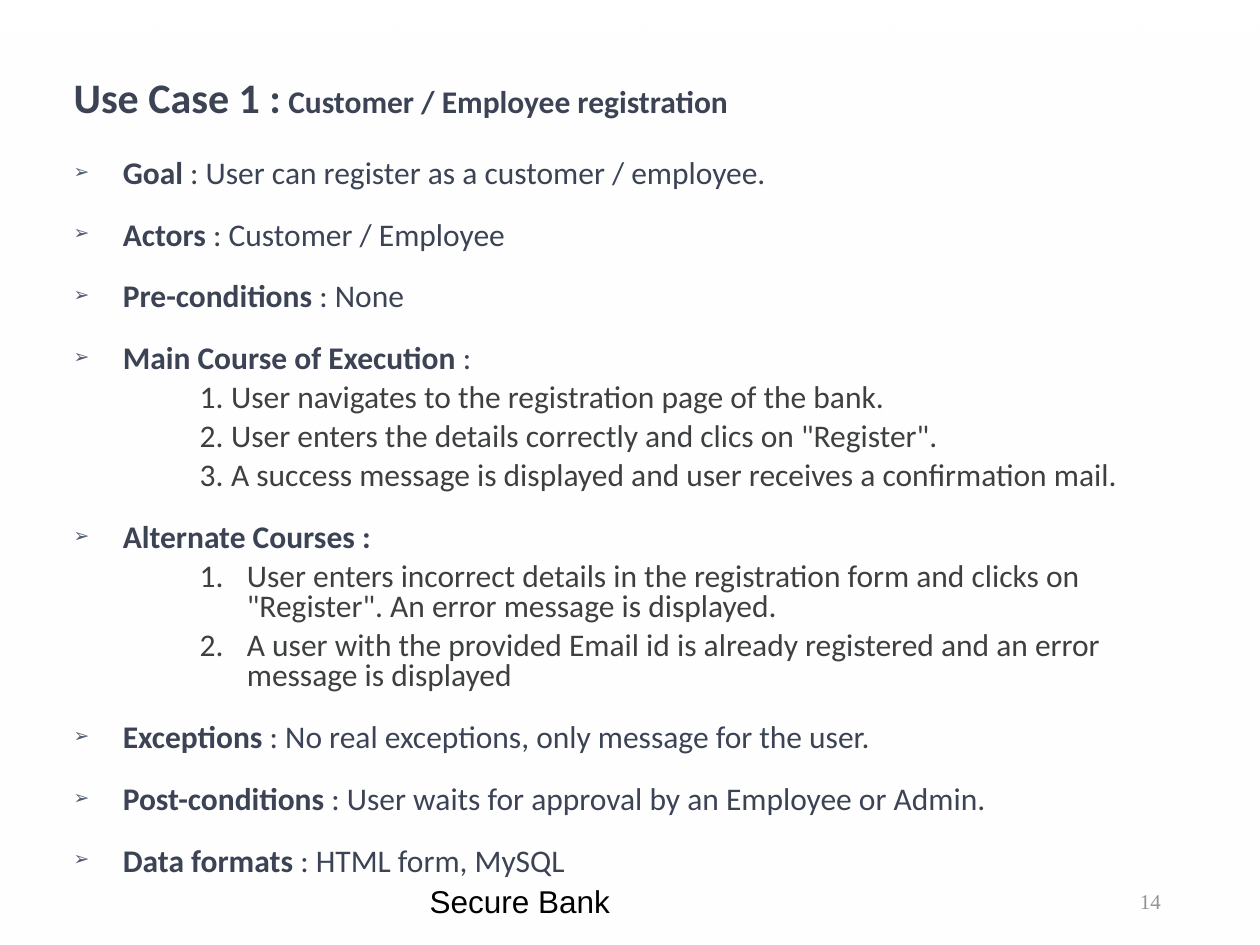
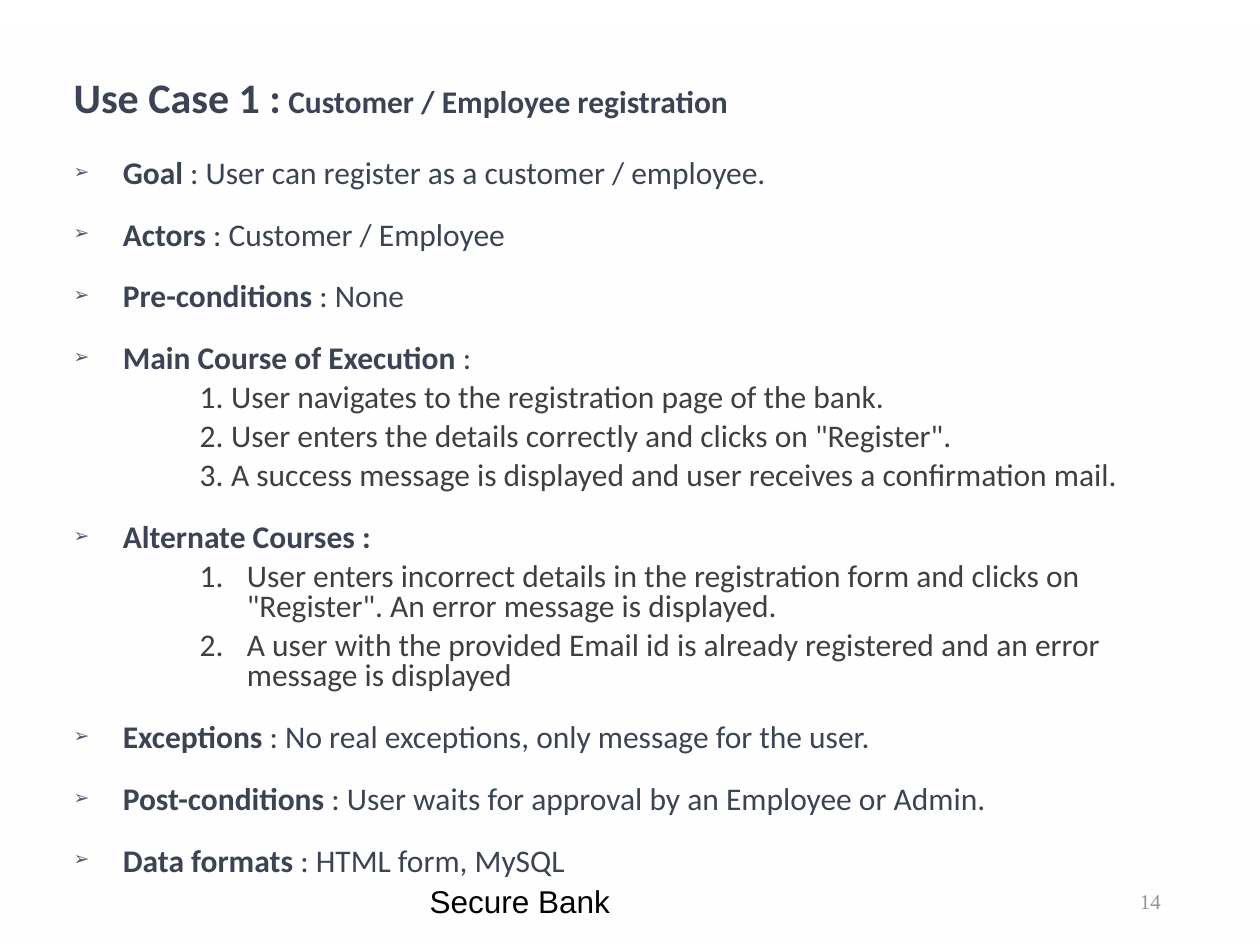
Before and after one commit to kwuerl/secure-coding-team-8, a slide deck: slide 14 of presentations/Phase3.ppt. Drawn at 1260x945 pixels with LibreOffice and Linux fonts; fonts in the diff are those of the drawing; background and template pictures are left out. Boxes give left, top, right and bottom in pixels: in the first picture for what was removed or moved away, otherwise in the second. Text is boxed around its words. In the diff, an @@ line names an element or a change of style, - is before the commit and + after.

Commit message:
ppt - corrected spelling mistakes

```diff
--- a/presentations/Phase3.ppt
+++ b/presentations/Phase3.ppt
@@ text at (231,425,951,453): text changed @@
-    2. User enters the details correctly and clics on "Register".
+    2. User enters the details correctly and clicks on "Register".
```
Also in this commit, not shown: 3 other slides changed.
